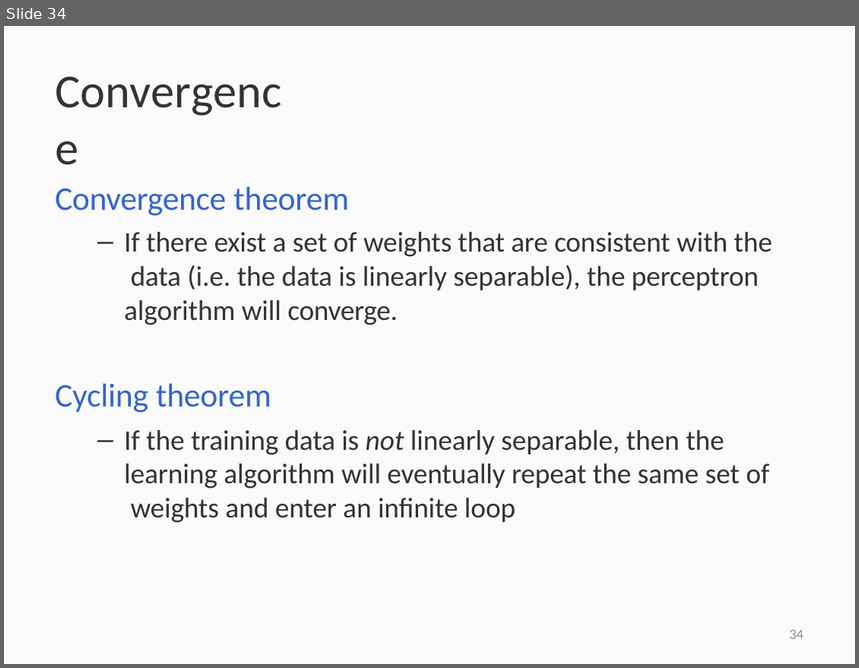
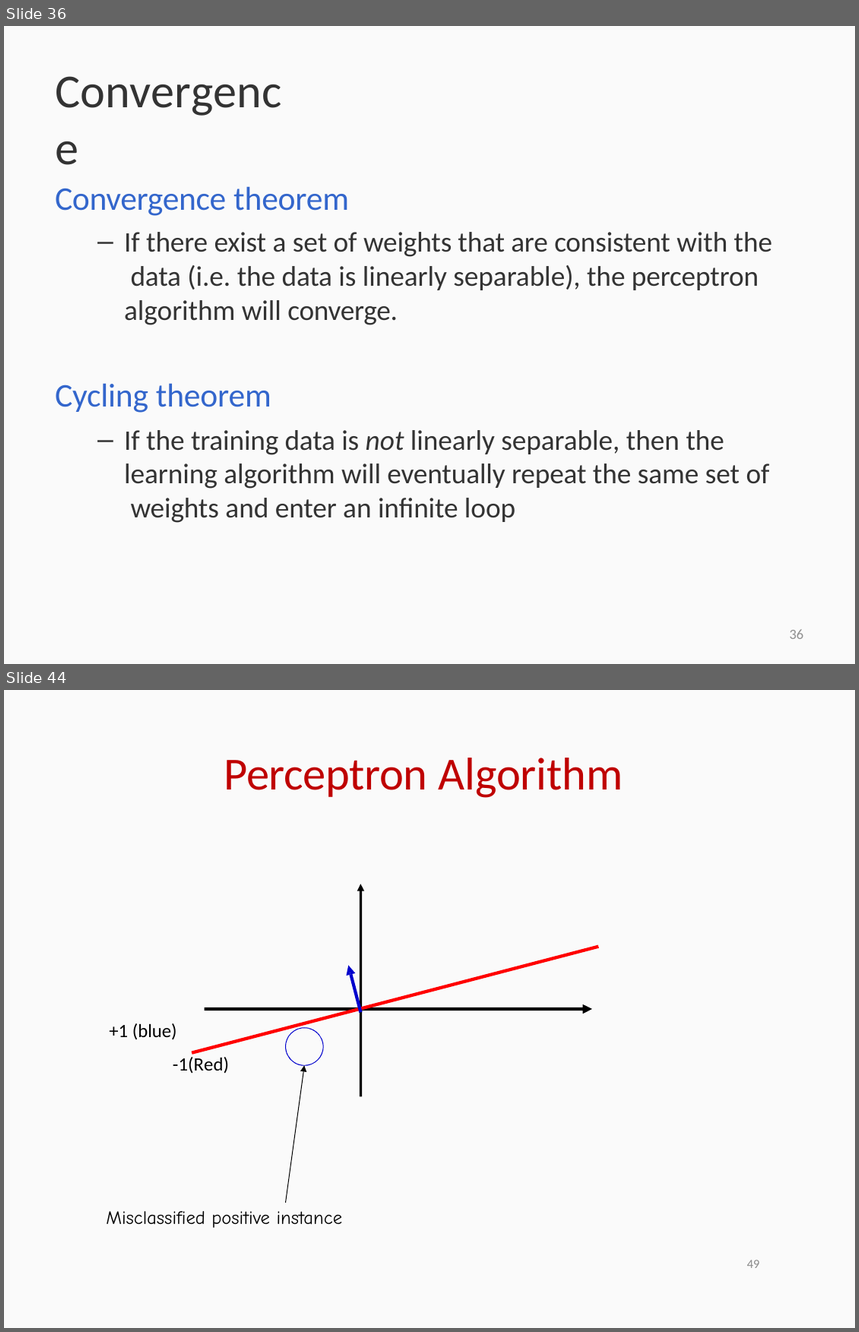
Before and after one commit to Suprajabhaskara2903/7th-sem, a slide deck: PE-3 NN&DL/unit1/NNDL_Lecture_2.pptx. Shown one above the other, each under a label of ours: slide 34 before the commit, slides 36 and 44 after it; the slides between them are not shown. The pictures are 859x668 and 859x1332 pixels, drawn with LibreOffice and Linux fonts; fonts in the diff are those of the drawing; background and template pictures are left out. Boxes give left, top, right and bottom in pixels: in the first picture for what was removed or moved away, otherwise in the second. Text is boxed around its words. In the diff, an @@ line names an element or a change of style, - is before the commit and + after.

```diff
--- a/PE-3 NN&DL/unit1/NNDL_Lecture_2.pptx
+++ b/PE-3 NN&DL/unit1/NNDL_Lecture_2.pptx
@@ slide 44 added at [4,690,855,1328], background #FFFFFF; not listed: 1 template element that a slide beside it also shows @@
@@ title added at [224,758,623,798], 38.8 pt, text #BF0000 @@
+Perceptron Algorithm
@@ text added at [109,1024,229,1073], 15.9 pt, text #000000 @@
++1 (blue)
+-1(Red)
@@ group added at [191,884,599,1202]: 5 freeform shapes @@
@@ text added at [106,1211,343,1228], 15.9 pt, text #000000 @@
+Misclassified positive instance
@@ text added at [747,1260,760,1268], 10.6 pt, text #898989 @@
+49
@@ what was slide 34 is now slide 36 @@
@@ page number at [790,629,804,639]: text changed @@
-34
+36
```
Also in this commit, not shown: 17 other slides added, 23 other files.
